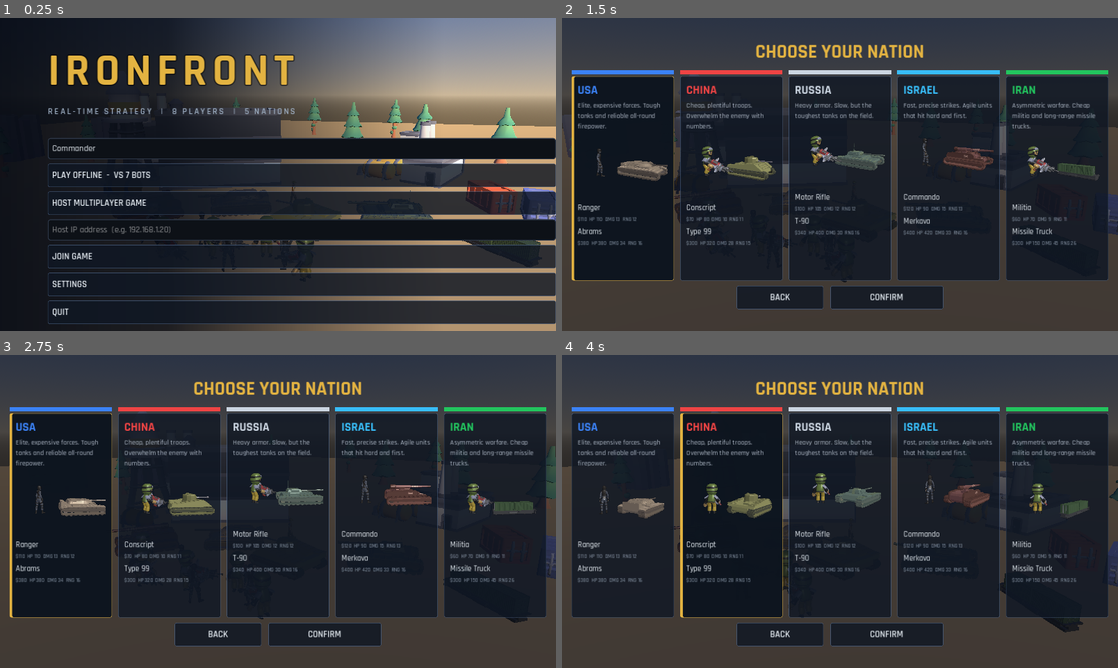
Above: before the commit, frames 1-4 (two rows, left to right).
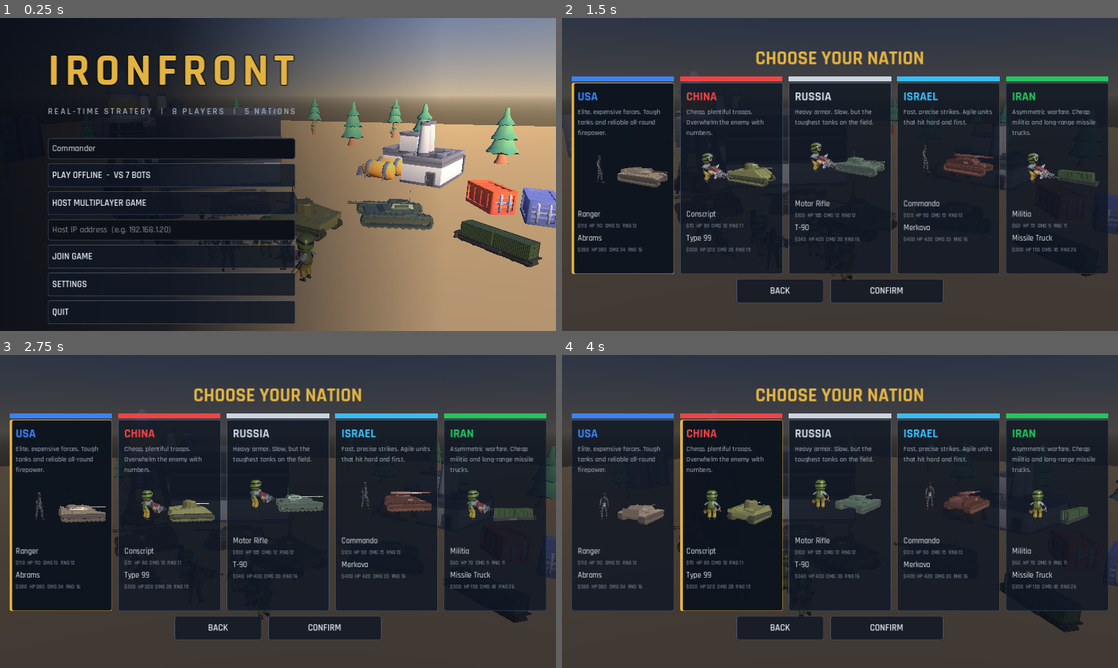
Above: after the commit, the same moments.

Repository: freeb5d/ironfront
Game: Godot game, scene res://scenes/menu.tscn
Same seed, same stepped clock (60 frames per second), same inputs: the game is played once before the commit and once after it.
Inputs (mouse positions are in pixels of both pictures, inside the frame that each line leads up to):
- Up to frame 1 (0.25 s): no input
- Up to frame 2 (1.5 s): click "PLAY OFFLINE - VS 7 BOTS" at 0.5 s; click (623, 177) at 1.27 s
- Up to frame 3 (2.75 s): click (61, 514) at 2.02 s
- Up to frame 4 (4 s): click (728, 514) at 2.77 s; click (728, 514) at 3.52 s

The runs differ from the first frame. In frame 1, 24% of the frame differs, in the area x 52-100%, y 38-98%; in frame 2, 18%; in frame 3, 17%; in frame 4, 17%.

Commit message:
Menu polish: fixed-width main column, bigger tile portraits, lobby in the visual check

Diff:
--- a/scripts/game.gd
+++ b/scripts/game.gd
@@ -346,7 +346,7 @@
 ## A command tile: live 3D portrait on top, name and price below. Call _tile_ready() once it is in the tree.
 func _tile(text: String, cb: Callable, entries: Array = []) -> Button:
 	var b: Button = Button.new()
-	b.custom_minimum_size = Vector2(114, 88)
+	b.custom_minimum_size = Vector2(114, 98)
 	b.pressed.connect(cb)
 	var vb: VBoxContainer = VBoxContainer.new()
 	vb.mouse_filter = Control.MOUSE_FILTER_IGNORE
@@ -370,12 +370,12 @@
 func _tile_ready(b: Button) -> void:
 	if b.has_meta("portrait"):
 		var p: Portrait = b.get_meta("portrait")
-		p.setup(b.get_meta("entries"), Vector2i(104, 46), 0.5)
+		p.setup(b.get_meta("entries"), Vector2i(106, 54), 0.5)
 
 
 func _empty_tile() -> PanelContainer:
 	var p: PanelContainer = PanelContainer.new()
-	p.custom_minimum_size = Vector2(114, 88)
+	p.custom_minimum_size = Vector2(114, 98)
 	p.add_theme_stylebox_override("panel", _sb(Color(0.05, 0.08, 0.12), Color(0.16, 0.22, 0.30), 2, 4, 4))
 	return p
 
--- a/scripts/menu.gd
+++ b/scripts/menu.gd
@@ -74,12 +74,18 @@
 	_show("settings")
 	await get_tree().create_timer(0.3).timeout
 	await Net.shot("02_settings")
-	_pick(OFFLINE)
-	await get_tree().create_timer(0.3).timeout
+	_pick(HOST)
+	await get_tree().create_timer(0.5).timeout
 	await Net.shot("03_nation_select")
-	pending = OFFLINE
+	pending = HOST
 	chosen = "USA"
-	_confirm()
+	_confirm() # opens the multiplayer lobby
+	await get_tree().create_timer(0.4).timeout
+	for i in range(1, Data.MAX_SLOTS):
+		Net.host_set_type(i, "bot")
+	await get_tree().create_timer(0.4).timeout
+	await Net.shot("04_lobby")
+	Net.start_game()
 
 
 # ------------------------------------------------------------------ 3D background
@@ -172,6 +178,7 @@
 	m.add_theme_constant_override("margin_bottom", 36)
 	var v: VBoxContainer = VBoxContainer.new()
 	v.add_theme_constant_override("separation", 10)
+	v.size_flags_horizontal = Control.SIZE_SHRINK_BEGIN
 	m.add_child(v)
 	m.visible = false
 	screens[id] = m
@@ -321,7 +328,7 @@
 	var b: Button = Button.new()
 	b.toggle_mode = true
 	b.button_group = card_group
-	b.custom_minimum_size = Vector2(236, 470)
+	b.custom_minimum_size = Vector2(236, 440)
 	wrap.add_child(b)
 
 	var m: MarginContainer = MarginContainer.new()
--- a/scripts/portrait.gd
+++ b/scripts/portrait.gd
@@ -44,5 +44,5 @@
 	var cam: Camera3D = Camera3D.new()
 	cam.fov = 32.0
 	vp.add_child(cam)
-	var dist: float = 9.0 + 2.8 * maxf(0.0, n - 1.0)
+	var dist: float = 7.2 if n == 1 else 9.0 + 2.8 * maxf(0.0, n - 1.0)
 	cam.look_at_from_position(Vector3(0.0, 3.2, dist), Vector3(0.0, 1.5, 0.0))
